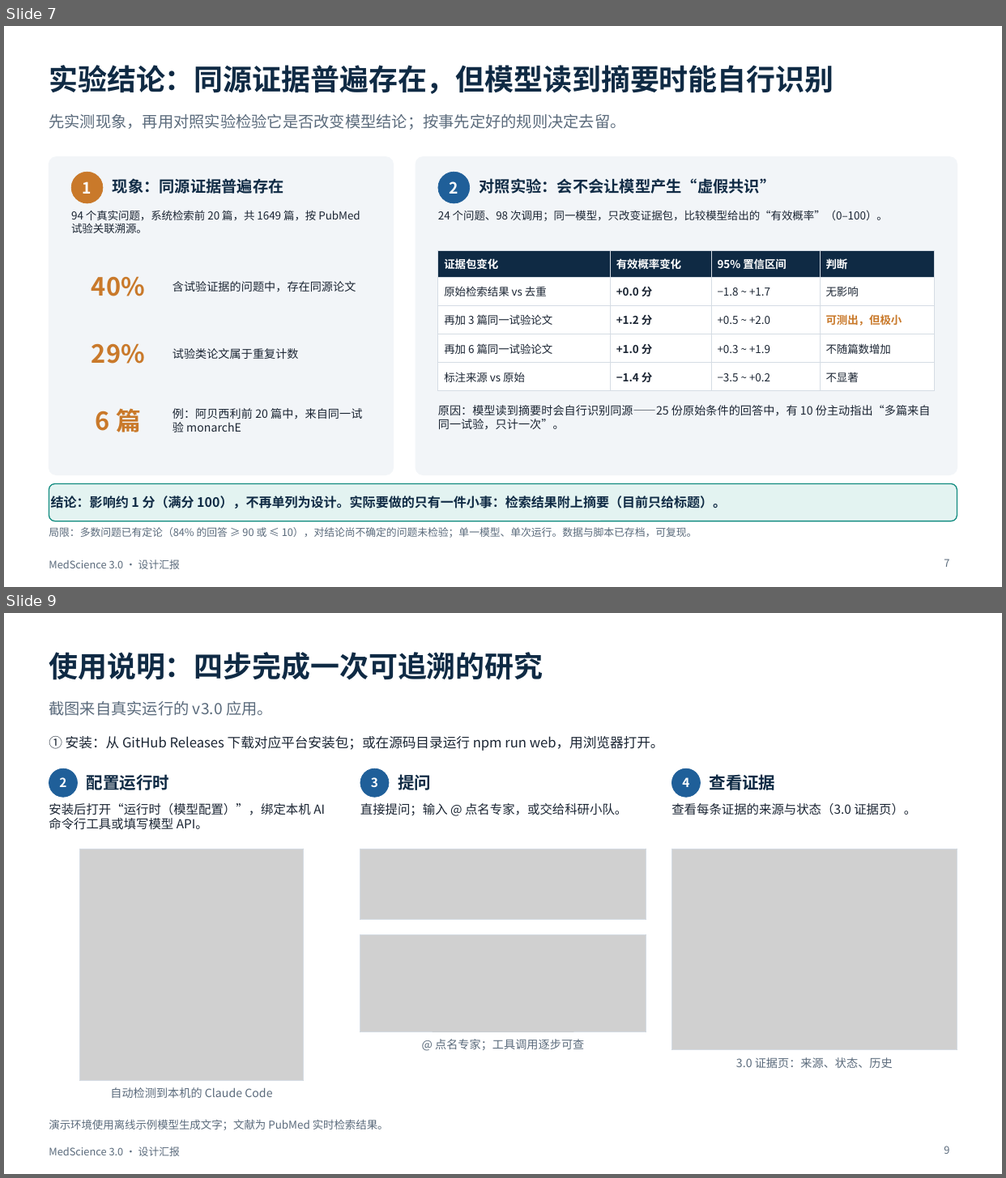
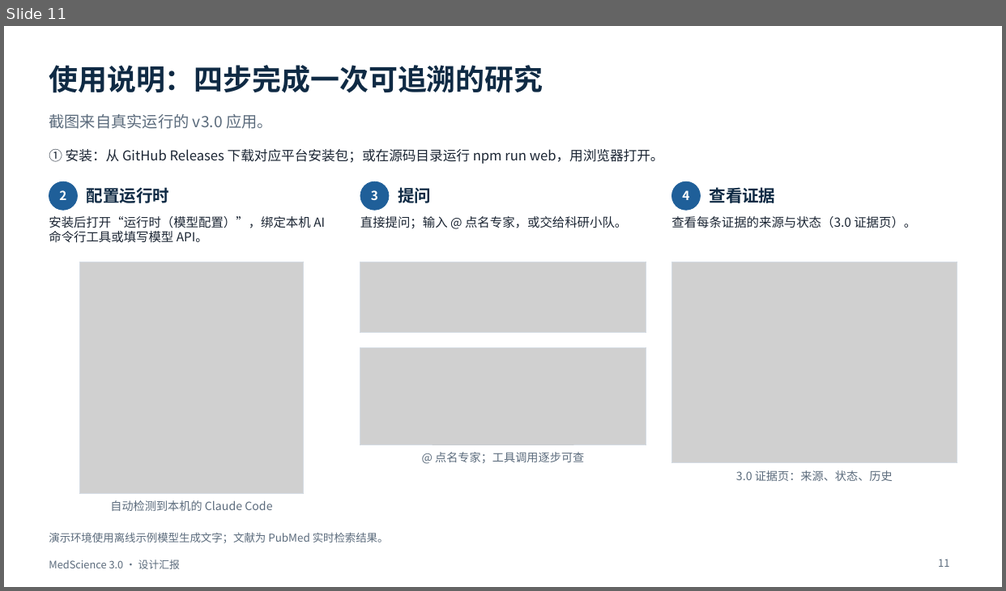
Before and after one commit to BenjaminDuo/MedScience, a slide deck: docs/presentation/MedScience-3.0-设计汇报.pptx. Shown one above the other, each under a label of ours: slides 7 and 9 before the commit, slide 11 after it; the slides between them are not shown. The pictures are 1006x1178 and 1006x591 pixels, drawn with LibreOffice and Linux fonts; fonts in the diff are those of the drawing; grey boxes stand for pictures. Boxes give left, top, right and bottom in pixels: in the first picture for what was removed or moved away, otherwise in the second. Text is boxed around its words. In the diff, an @@ line names an element or a change of style, - is before the commit and + after.

```diff
--- a/docs/presentation/MedScience-3.0-设计汇报.pptx
+++ b/docs/presentation/MedScience-3.0-设计汇报.pptx
@@ slide 7 removed at box(4, 26, 1002, 587), background #FFFFFF; not listed: 1 template element that a slide beside it also shows @@
@@ title removed at box(49, 65, 833, 94) @@
-实验结论：同源证据普遍存在，但模型读到摘要时能自行识别
@@ text removed at box(49, 114, 625, 130) @@
-先实测现象，再用对照实验检验它是否改变模型结论；按事先定好的规则决定去留。
@@ rounded rectangle removed at box(49, 157, 394, 476) @@
@@ rounded rectangle removed at box(415, 157, 957, 476) @@
@@ ellipse removed at box(71, 172, 103, 203) @@
-1
@@ text removed at box(113, 178, 284, 194) @@
-现象：同源证据普遍存在
@@ ellipse removed at box(438, 172, 470, 203) @@
-2
@@ text removed at box(479, 178, 776, 194) @@
-对照实验：会不会让模型产生“虚假共识”
@@ text removed at box(71, 210, 360, 233) @@
-94 个真实问题，系统检索前 20 篇，共 1649 篇，按 PubMed 试验关联溯源。
@@ text removed at box(438, 210, 888, 221) @@
-24 个问题、98 次调用；同一模型，只改变证据包，比较模型给出的“有效概率”（0–100）。
@@ table removed at box(438, 250, 935, 386), 5 rows, 4 columns @@
-证据包变化 | 有效概率变化 | 95% 置信区间 | 判断
-原始检索结果 vs 去重 | +0.0 分 | −1.8 ~ +1.7 | 无影响
-再加 3 篇同一试验论文 | +1.2 分 | +0.5 ~ +2.0 | 可测出，但极小
-再加 6 篇同一试验论文 | +1.0 分 | +0.3 ~ +1.9 | 不随篇数增加
-标注来源 vs 原始 | −1.4 分 | −3.5 ~ +0.2 | 不显著
@@ text removed at box(91, 276, 145, 297) @@
-40%
@@ text removed at box(172, 281, 356, 292) @@
-含试验证据的问题中，存在同源论文
@@ text removed at box(91, 344, 145, 364) @@
-29%
@@ text removed at box(172, 348, 299, 359) @@
-试验类论文属于重复计数
@@ text removed at box(96, 408, 141, 433) @@
-6 篇
@@ text removed at box(172, 408, 362, 433) @@
-例：阿贝西利前 20 篇中，来自同一试验 monarchE
@@ text removed at box(438, 405, 931, 430) @@
-原因：模型读到摘要时会自行识别同源——25 份原始条件的回答中，有 10 份主动指出“多篇来自同一试验，只计一次”。
@@ rounded rectangle removed at box(49, 484, 957, 522) @@
-结论：影响约 1 分（满分 100），不再单列为设计。实际要做的只有一件小事：检索结果附上摘要（目前只给标题）。
@@ text removed at box(49, 527, 697, 538) @@
-局限：多数问题已有定论（84% 的回答 ≥ 90 或 ≤ 10），对结论尚不确定的问题未检验；单一模型、单次运行。数据与脚本已存档，可复现。
@@ page number removed at box(944, 559, 949, 567) @@
-7
@@ what was slide 9 is now slide 11 @@
@@ page number at box(938, 559, 949, 567): text changed @@
-9
+11
```
Also in this commit, not shown: 6 slides changed, 4 slides added, 1 other slide removed, 2 other files.
